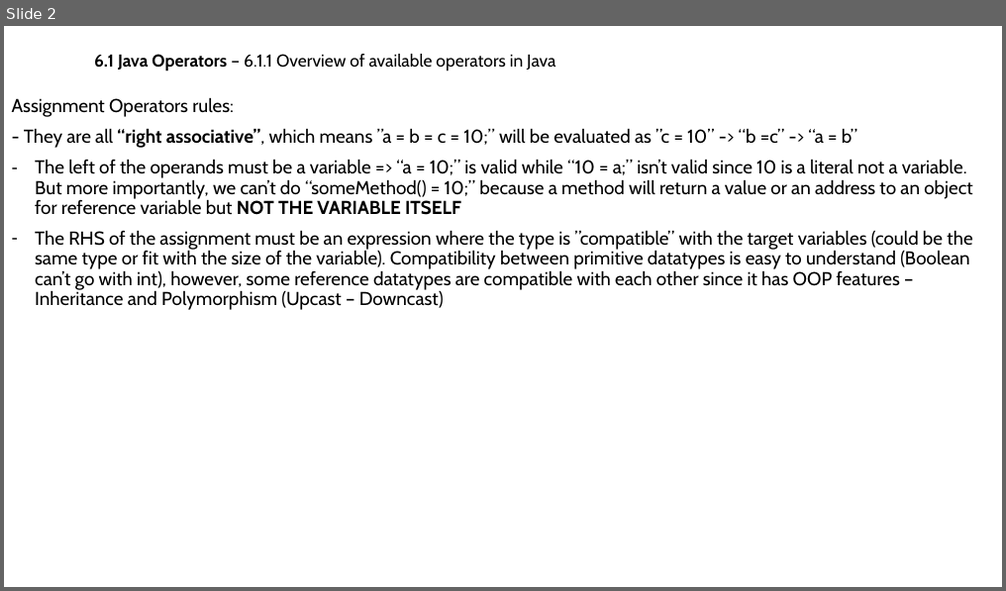
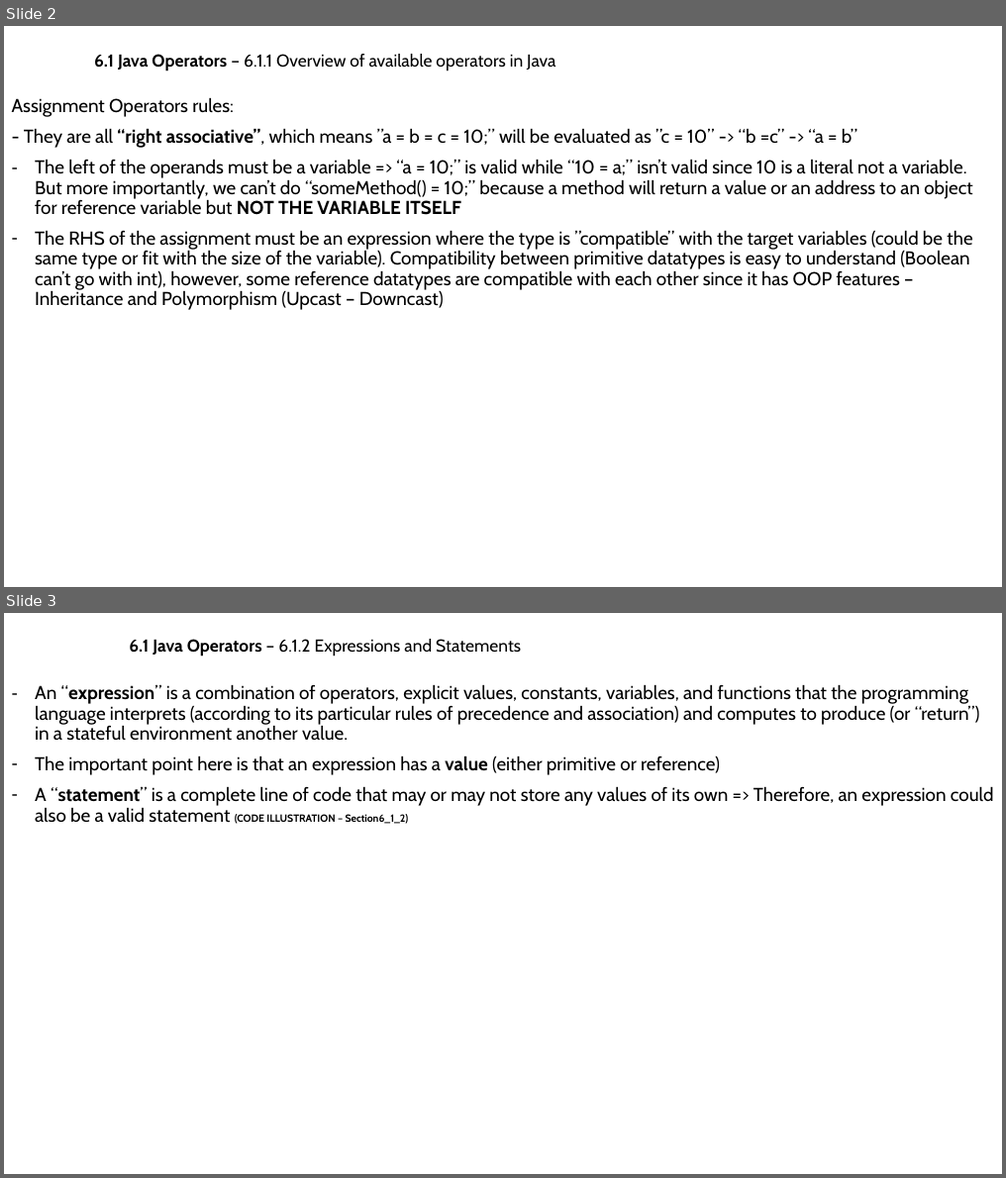
Before and after one commit to MaiDinhVinh/CS-Java, a slide deck: Java SE 8 Teaching Material/Chapter 6 - Working with Java Operators.pptx. Shown one above the other, each under a label of ours: slide 2 before the commit, slides 2 and 3 after it. The pictures are 1006x591 and 1006x1178 pixels, drawn with LibreOffice and Linux fonts; fonts in the diff are those of the drawing. Boxes give left, top, right and bottom in pixels: in the first picture for what was removed or moved away, otherwise in the second. Text is boxed around its words. In the diff, an @@ line names an element or a change of style, - is before the commit and + after.

Commit message:
upload unfinished work

```diff
--- a/Java SE 8 Teaching Material/Chapter 6 - Working with Java Operators.pptx
+++ b/Java SE 8 Teaching Material/Chapter 6 - Working with Java Operators.pptx
@@ slide 3 added at (4, 613, 1002, 1174), background #FFFFFF @@
@@ subtitle added at (129, 639, 521, 657), 16.6 pt, text #000000 @@
+6.1 Java Operators – 6.1.2 Expressions and Statements
@@ text added at (35, 684, 994, 824), 18 pt, text #000000 @@
+– An “expression” is a combination of operators, explicit values, constants, variables, and functions that the programming language interprets (according to its particular rules of precedence and association) and computes to produce (or “return”) in a stateful environment another value.
+– The important point here is that an expression has a value (either primitive or reference)
+– A “statement” is a complete line of code that may or may not store any values of its own => Therefore, an expression could also be a valid statement (CODE ILLUSTRATION – Section6_1_2)
```
